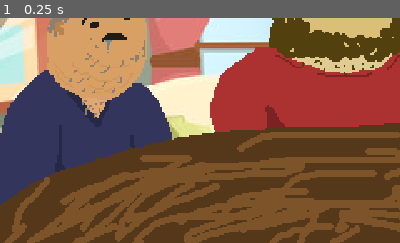
Above: before the commit, frame 1.
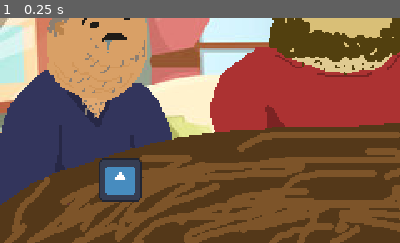
Above: after the commit, the same moment.

Repository: Guy-Michael/dead-jokes
Game: Godot game, scene res://Scenes/main_scene.tscn
Two runs of this game, one before a commit and one after it. Both use one fixed random seed, a clock stepped at 60 frames per second and the inputs below. The engine's default icon, where the game draws it, is replaced by a stand-in: a white triangle on a blue panel in a dark square.
Inputs:
- Up to frame 1 (0.25 s): no input
The pictures show only the part of the screen within x 0-50%, y 50-100%; the shares and areas given below are measured in that part.

The runs differ from the first frame. In frame 1, 2.1% of the frame differs, in the area x 24-36%, y 62-82%.

Commit message:
action darggable done

Diff:
--- a/Nodes/node_dad.tscn
+++ b/Nodes/node_dad.tscn
@@ -1,12 +1,14 @@
-[gd_scene load_steps=6 format=3 uid="uid://cc6nt4n6ymqrq"]
+[gd_scene load_steps=7 format=3 uid="uid://cc6nt4n6ymqrq"]
 
 [ext_resource type="Texture2D" uid="uid://fdpiogo0tk5" path="res://Sprites/dad left.png" id="1_livho"]
 [ext_resource type="Script" path="res://Nodes/script_dad.gd" id="2_l4x7i"]
-[ext_resource type="PackedScene" uid="uid://c70ghln7n3qxg" path="res://itai dev/text_box.tscn" id="2_orbi0"]
+[ext_resource type="PackedScene" uid="uid://c70ghln7n3qxg" path="res://Nodes/text_box.tscn" id="2_orbi0"]
 [ext_resource type="Resource" uid="uid://bxtkk5518wdtp" path="res://jokes/joke_chamor.tres" id="4_8raph"]
 
+[sub_resource type="PhysicsMaterial" id="PhysicsMaterial_jt22t"]
+
 [sub_resource type="RectangleShape2D" id="RectangleShape2D_12uel"]
-size = Vector2(32, 56)
+size = Vector2(160, 64)
 
 [node name="NodeDad" type="Node2D"]
 position = Vector2(248, 120)
@@ -14,22 +16,27 @@
 jokes = Array[Resource("res://Nodes/script_joke.gd")]([ExtResource("4_8raph")])
 
 [node name="TextBox" parent="." instance=ExtResource("2_orbi0")]
-offset_left = -200.0
+offset_left = -248.0
 offset_top = -120.0
-offset_right = -167.0
-offset_bottom = -64.0
+offset_right = -88.0
+offset_bottom = -56.0
 
-[node name="CollisionShape2D" type="CollisionShape2D" parent="TextBox"]
-position = Vector2(16, 28)
+[node name="StaticBody2D" type="StaticBody2D" parent="TextBox" groups=["droppable"]]
+physics_material_override = SubResource("PhysicsMaterial_jt22t")
+
+[node name="CollisionShape2D" type="CollisionShape2D" parent="TextBox/StaticBody2D"]
+position = Vector2(80, 32)
 shape = SubResource("RectangleShape2D_12uel")
 
 [node name="ColorRect" type="ColorRect" parent="TextBox"]
+visible = false
 layout_mode = 2
+mouse_filter = 2
 color = Color(1, 1, 1, 0.0901961)
 
 [node name="timer" type="Timer" parent="."]
 process_callback = 0
-wait_time = 4.0
+wait_time = 4.43688
 one_shot = true
 
 [node name="sprite" type="Sprite2D" parent="."]
--- a/Nodes/script_dad.gd
+++ b/Nodes/script_dad.gd
@@ -1,4 +1,4 @@
-@tool
+#@tool
 extends Node2D
 class_name class_dad
 
@@ -22,16 +22,16 @@
 
 func _ready():
 	my_timer.start(rnd.randf_range(cooldown_min,cooldown_max))
-
-func _process(_delta):
-
-	if not Engine.is_editor_hint():
-		if Input.is_action_pressed("clap"):
-			send_action(globals.ACTIONS.CLAP)
-		if Input.is_action_pressed("laugh"):
-			send_action(globals.ACTIONS.LAUGH)
-	else:
-		my_textbox.global_position = Vector2(textbox_pos)
+#
+#func _process(_delta):
+	#
+	#if not Engine.is_editor_hint():
+		#if Input.is_action_pressed("clap"):
+			#send_action(globals.ACTIONS.CLAP)
+		#if Input.is_action_pressed("laugh"):
+			#send_action(globals.ACTIONS.LAUGH)
+	#else:
+		#my_textbox.global_position = Vector2(textbox_pos)
 
 
 
@@ -88,10 +88,11 @@
 			var _line = current_joke.get_line()
 			print(_line.text)
 			my_textbox.display_text(_line.text)
+			#my_textbox.global_position = textbox_pos #done before already but buggy for some reason
 
 			#logic
 			state = DAD_STATES.joke
-			print("timer: " + str(_line.time))
+			#print("timer: " + str(_line.time))
 			my_timer.start(_line.time)
 			my_sprite.set_frame(1)
 
--- a/itai dev/text_box.tscn
+++ b/Nodes/text_box.tscn
@@ -1,10 +1,10 @@
 [gd_scene load_steps=7 format=3 uid="uid://c70ghln7n3qxg"]
 
-[ext_resource type="Texture2D" uid="uid://dp82rvjhwxw7k" path="res://Sprites/speech bubble.png" id="1_k71af"]
-[ext_resource type="Script" path="res://Scripts/text_box.gd" id="1_vkut1"]
-[ext_resource type="Texture2D" uid="uid://8l4a303cib0i" path="res://Sprites/speech bubble normal.png" id="2_kanad"]
-[ext_resource type="Texture2D" uid="uid://clhqoha3iwugw" path="res://Sprites/speech bubble green.png" id="3_wr228"]
-[ext_resource type="Texture2D" uid="uid://ni0gj5um6on" path="res://Sprites/speech bubble red.png" id="4_dmnuo"]
+[ext_resource type="Script" path="res://Scripts/text_box.gd" id="1_innyj"]
+[ext_resource type="Texture2D" uid="uid://8l4a303cib0i" path="res://Sprites/speech bubble normal.png" id="2_6s6tk"]
+[ext_resource type="Texture2D" uid="uid://clhqoha3iwugw" path="res://Sprites/speech bubble green.png" id="3_m2y6b"]
+[ext_resource type="Texture2D" uid="uid://ni0gj5um6on" path="res://Sprites/speech bubble red.png" id="4_c2rkp"]
+[ext_resource type="Texture2D" uid="uid://dp82rvjhwxw7k" path="res://Sprites/speech bubble.png" id="5_yqkgm"]
 
 [sub_resource type="FontFile" id="FontFile_nhoka"]
 cache/0/16/0/ascent = 0.0
@@ -45,12 +45,18 @@
 cache/0/12/0/kerning_overrides/12/0 = Vector2(0, 0)
 
 [node name="TextBox" type="MarginContainer"]
-script = ExtResource("1_vkut1")
-sprites_arr = Array[Texture]([ExtResource("2_kanad"), ExtResource("3_wr228"), ExtResource("4_dmnuo")])
+anchors_preset = -1
+anchor_right = 0.333
+anchor_bottom = 0.119
+offset_right = 0.160004
+offset_bottom = -0.130001
+script = ExtResource("1_innyj")
+sprites_arr = Array[Texture]([ExtResource("2_6s6tk"), ExtResource("3_m2y6b"), ExtResource("4_c2rkp")])
+metadata/_edit_use_anchors_ = true
 
 [node name="ninePatch" type="NinePatchRect" parent="."]
 layout_mode = 2
-texture = ExtResource("1_k71af")
+texture = ExtResource("5_yqkgm")
 region_rect = Rect2(0, 0, 64, 64)
 patch_margin_left = 16
 patch_margin_top = 16
@@ -67,12 +73,15 @@
 theme_override_constants/margin_bottom = 16
 
 [node name="Label" type="Label" parent="MarginContainer"]
+custom_minimum_size = Vector2(32, 32)
 layout_mode = 2
 theme_override_colors/font_color = Color(0, 0, 0, 1)
 theme_override_colors/font_shadow_color = Color(0, 0, 0, 0.278431)
 theme_override_fonts/font = SubResource("FontFile_nhoka")
 theme_override_font_sizes/font_size = 12
+horizontal_alignment = 1
 vertical_alignment = 1
+autowrap_mode = 2
 
 [node name="timer" type="Timer" parent="."]
 wait_time = 0.3
--- a/Scenes/emily_scene.tscn
+++ b/Scenes/emily_scene.tscn
@@ -8,15 +8,15 @@
 
 [node name="joke_componnent" type="Node2D"]
 script = ExtResource("1_cai6b")
+hover_scale = 0.3
+normal_scale = 0.2
 
 [node name="Sprite2D" type="Sprite2D" parent="."]
-position = Vector2(233, 117)
 texture = ExtResource("2_6sokm")
 
 [node name="Area2D" type="Area2D" parent="."]
 
 [node name="CollisionShape2D" type="CollisionShape2D" parent="Area2D"]
-position = Vector2(233, 115)
 shape = SubResource("RectangleShape2D_kx5i2")
 
 [connection signal="body_entered" from="Area2D" to="." method="_on_area_2d_body_entered"]
--- a/Scenes/main_scene.tscn
+++ b/Scenes/main_scene.tscn
@@ -1,10 +1,11 @@
-[gd_scene load_steps=6 format=3 uid="uid://ca6sv7rqq7oi3"]
+[gd_scene load_steps=7 format=3 uid="uid://ca6sv7rqq7oi3"]
 
 [ext_resource type="Texture2D" uid="uid://7ixsbmxqp5t1" path="res://Sprites/table.png" id="1_05ipf"]
 [ext_resource type="Texture2D" uid="uid://qlo17h104lij" path="res://Sprites/bg.png" id="2_qav1c"]
 [ext_resource type="PackedScene" uid="uid://cc6nt4n6ymqrq" path="res://Nodes/node_dad.tscn" id="3_dl2ld"]
 [ext_resource type="Texture2D" uid="uid://cbuu3j7xy8mm3" path="res://Sprites/dad middle.png" id="4_n34ln"]
 [ext_resource type="Texture2D" uid="uid://2re5y50v84qj" path="res://Sprites/dad right.png" id="5_wyagn"]
+[ext_resource type="PackedScene" uid="uid://xjvq3x82cr55" path="res://Scenes/emily_scene.tscn" id="6_x64ke"]
 
 [node name="MainScene" type="Node2D"]
 position = Vector2(216, -112)
@@ -29,11 +30,11 @@
 [node name="TextBox" parent="dad_middle" index="0"]
 offset_left = -80.0
 offset_top = -135.0
-offset_right = -47.0
-offset_bottom = -79.0
+offset_right = -16.0
+offset_bottom = -71.0
 
 [node name="timer" parent="dad_middle" index="1"]
-wait_time = 7.2549
+wait_time = 8.20891
 
 [node name="sprite" parent="dad_middle" index="2"]
 texture = ExtResource("4_n34ln")
@@ -44,19 +45,27 @@
 textbox_pos = Vector2(320, 0)
 
 [node name="TextBox" parent="dad_right" index="0"]
+anchors_preset = 0
+anchor_right = 0.0
+anchor_bottom = 0.0
 offset_left = 80.0
 offset_top = -135.0
-offset_right = 113.0
-offset_bottom = -80.0
+offset_right = 144.0
+offset_bottom = -71.0
 
 [node name="timer" parent="dad_right" index="1"]
-wait_time = 5.09173
+wait_time = 5.11355
 
 [node name="sprite" parent="dad_right" index="2"]
 texture = ExtResource("5_wyagn")
 
-[node name="NodeDad" parent="." instance=ExtResource("3_dl2ld")]
+[node name="dad_left" parent="." instance=ExtResource("3_dl2ld")]
 position = Vector2(24, 247)
+
+[node name="joke_componnent" parent="." instance=ExtResource("6_x64ke")]
+position = Vector2(-144, 344)
+scale = Vector2(0.2, 0.2)
+component_type = 1
 
 [editable path="dad_middle"]
 [editable path="dad_right"]
--- a/Scripts/joke_componnent.gd
+++ b/Scripts/joke_componnent.gd
@@ -3,14 +3,17 @@
 var draggable = false	#Is the object is draggable
 var is_inside_dropable = false	#Is the object in a dropabale area
 var body_ref	#Refrence to the dropable area when the object enters it
+var dropped_on	#the dad iv dropped on
 var offset: Vector2		#For maintaing the position of the object relative to the mouse pos
-var inital_pos: Vector2		#Keeps the inital position of the object
+@onready var initial_pos: Vector2 = global_position		#Keeps the inital position of the object
 @export var component_type: globals.ACTIONS
+@export var hover_scale: float
+@export var normal_scale: float
 
 func _process(_delta):
 	if draggable:
 		if Input.is_action_just_pressed("click"):
-			inital_pos = global_position
+			#initial_pos = global_position
 			offset = get_global_mouse_position() - global_position
 			globals.is_dragging = true
 
@@ -20,31 +23,36 @@
 			globals.is_dragging = false
 			var tween = get_tree().create_tween()
 			if is_inside_dropable:
-				var t = Tween.new()
-				t.tween_property(self, "position", body_ref.position, 0.2).set_ease(Tween.EASE_OUT)
-				t.finished.connect(destroy_me)
+				print("dropped!")
+				dropped_on.send_action(component_type)
+				#var t = Tween.new()
+				#t.tween_property(self, "scale", Vector2(0,0), 0.2).set_ease(Tween.EASE_OUT)
+				#t.finished.connect(destroy_me)
+				destroy_me()
 			else:
-				tween.tween_property(self, "position", inital_pos, 0.2).set_ease(Tween.EASE_OUT)
+				#global_position = initial_pos
+				tween.tween_property(self, "global_position", initial_pos, 0.2).set_ease(Tween.EASE_OUT)
 func _on_area_2d_mouse_entered():
 	#Making sure we are dragging only one object
-	print_debug("mouse entered")
+	#print_debug("mouse entered")
 	if not globals.is_dragging:
 		draggable = true
-		scale = Vector2(1.05, 1.05)		#Scaling the sprite (more for the visual effect)
+		scale = Vector2(hover_scale, hover_scale)		#Scaling the sprite (more for the visual effect)
 
 func _on_area_2d_mouse_exited():
 	if not globals.is_dragging:
 		draggable = false
-		scale = Vector2(1, 1)
+		scale = Vector2(normal_scale, normal_scale)		#Scaling the sprite (more for the visual effect)
 
 func _on_area_2d_body_entered(body:StaticBody2D):
-	if body.is_in_group('dropable'):		#TODO:Create the 'dropable' group and than add the drop areas to the group
+	print("entered  area")
+	if body.is_in_group('droppable'):		#TODO:Create the 'dropable' group and than add the drop areas to the group
 		is_inside_dropable = true
 		body_ref = body
-
+		dropped_on = body.get_parent().get_parent()
 
 func _on_area_2d_body_exited(body):
-	if body.is_in_group('dropable'):
+	if body.is_in_group('droppable'):
 		is_inside_dropable = false
 
 ##Retruns the type of the joke component
Binary file changed: Sprites/dad left.png
Binary file changed: Sprites/dad right.png
